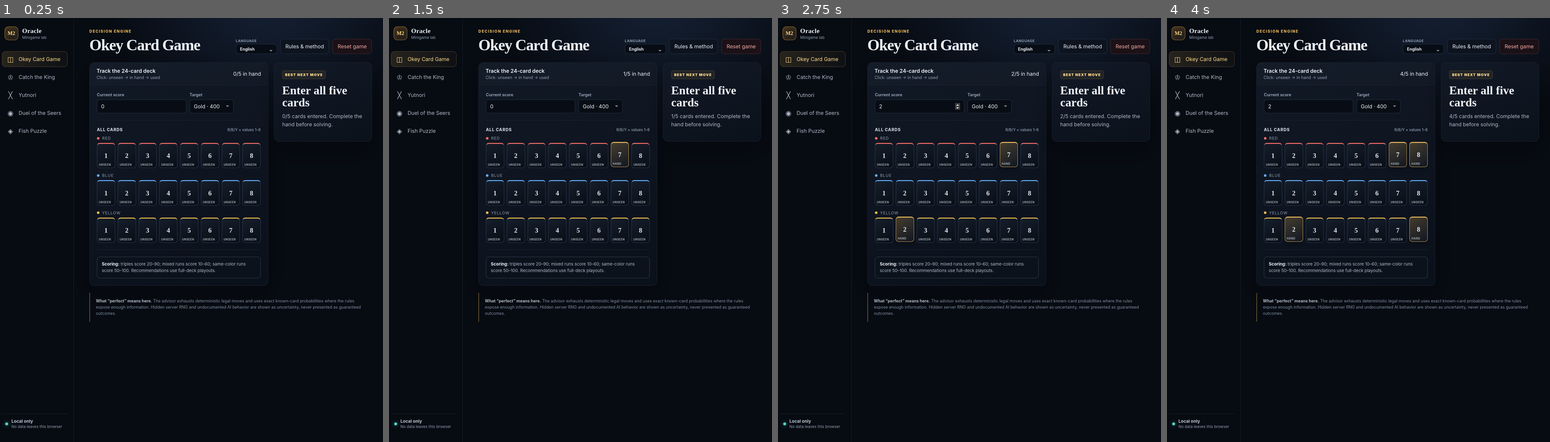
Above: before the commit, frames 1-4 (left to right).
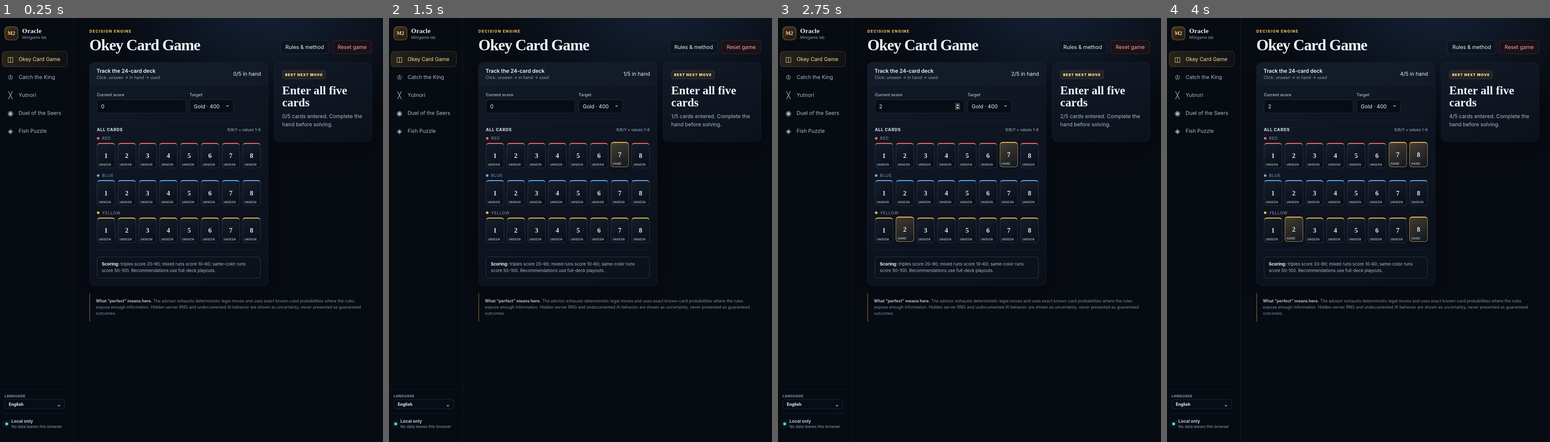
Above: after the commit, the same moments.

Repository: purpleminute/Metin2Minigames
Game: browser game, page index.html
Two runs of this game, one before a commit and one after it. Both use one fixed random seed, a clock stepped at 60 frames per second and the inputs below.
Inputs (mouse positions are in pixels of both pictures, inside the frame that each line leads up to):
- Up to frame 1 (0.25 s): no input
- Up to frame 2 (1.5 s): click "7" at 1.27 s
- Up to frame 3 (2.75 s): click "2" at 1.87 s; click (919, 107) at 2.47 s; type "2" at 2.47 s; tap Enter at 2.5 s
- Up to frame 4 (4 s): click "8" at 3.07 s; click "8" at 3.67 s

The runs differ from the first frame. In frame 1, 0.3% of the frame differs, in the area x 0-98%, y 4-93%; in frame 2, 0.3%; in frame 3, 0.3%; in frame 4, 0.3%.

Commit message:
Move language selector into sidebar

Diff:
--- a/index.html
+++ b/index.html
@@ -24,9 +24,12 @@
         <button class="nav-item" data-game="seer"><span class="nav-glyph">◉</span><span>Duel of the Seers</span></button>
         <button class="nav-item" data-game="fish"><span class="nav-glyph">◈</span><span>Fish Puzzle</span></button>
       </nav>
-      <div class="rail-foot">
-        <span class="privacy-dot"></span>
-        <span><b>Local only</b><small>No data leaves this browser</small></span>
+      <div class="rail-bottom">
+        <label class="language-picker rail-language"><span id="language-label">Language</span><select id="language-select" aria-label="Language"><option value="en">English</option><option value="de">Deutsch</option><option value="tr">Türkçe</option></select></label>
+        <div class="rail-foot">
+          <span class="privacy-dot"></span>
+          <span><b>Local only</b><small>No data leaves this browser</small></span>
+        </div>
       </div>
     </aside>
 
@@ -37,7 +40,6 @@
           <h1 id="page-title">Okey Card Game</h1>
         </div>
         <div class="top-actions">
-          <label class="language-picker"><span id="language-label">Language</span><select id="language-select" aria-label="Language"><option value="en">English</option><option value="de">Deutsch</option><option value="tr">Türkçe</option></select></label>
           <button id="rules-button" class="ghost-button">Rules & method</button>
           <button id="reset-button" class="danger-button">Reset game</button>
         </div>
--- a/styles.css
+++ b/styles.css
@@ -39,7 +39,9 @@
 .nav-item:hover { color: var(--text); background: #111925; }
 .nav-item.active { color: var(--gold-2); border-color: #56462d; background: linear-gradient(90deg, rgba(231, 182, 91, .14), rgba(231, 182, 91, .03)); }
 .nav-glyph { width: 26px; color: currentColor; font-size: 1.3rem; text-align: center; }
-.rail-foot { margin-top: auto; padding: 14px 10px; display: flex; align-items: center; gap: 10px; border-top: 1px solid var(--line-soft); color: #b8c5d2; font-size: .83rem; }
+.rail-bottom { margin-top: auto; }
+.rail-language { padding: 14px 8px; border-top: 1px solid var(--line-soft); }
+.rail-foot { padding: 14px 10px; display: flex; align-items: center; gap: 10px; border-top: 1px solid var(--line-soft); color: #b8c5d2; font-size: .83rem; }
 .privacy-dot { width: 9px; height: 9px; border-radius: 50%; background: var(--cyan); box-shadow: 0 0 12px rgba(82, 214, 199, .65); }
 
 .workspace { min-width: 0; padding: 34px clamp(22px, 4vw, 62px) 30px; }
@@ -180,9 +182,13 @@
 
 @media (max-width: 920px) {
   .app-shell { grid-template-columns: 1fr; padding-bottom: 73px; }
-  .rail { position: fixed; z-index: 10; top: auto; bottom: 0; width: 100%; height: 73px; padding: 8px; border: 0; border-top: 1px solid var(--line); }
+  .rail { position: fixed; z-index: 10; top: auto; bottom: 0; width: 100%; height: 73px; padding: 8px; display: grid; grid-template-columns: minmax(0, 1fr) 82px; gap: 6px; border: 0; border-top: 1px solid var(--line); }
   .brand, .rail-foot { display: none; }
+  .rail-bottom { display: contents; }
   .game-nav { height: 100%; grid-template-columns: repeat(5, 1fr); gap: 3px; }
+  .rail-language { min-width: 0; margin: 0; padding: 0 0 0 6px; align-content: center; border: 0; border-left: 1px solid var(--line-soft); }
+  .rail-language > span { display: none; }
+  .rail-language select { min-height: 48px; padding: 5px 22px 5px 7px; background-position: calc(100% - 13px) 21px, calc(100% - 8px) 21px; font-size: .7rem; }
   .nav-item { min-height: 55px; padding: 6px 3px; flex-direction: column; justify-content: center; gap: 2px; text-align: center; font-size: .64rem; line-height: 1.05; }
   .nav-glyph { font-size: 1.05rem; }
   .workspace { padding: 24px 18px; }
@@ -191,10 +197,9 @@
 }
 
 @media (max-width: 600px) {
-  .topbar { align-items: flex-start; }
+  .topbar { align-items: flex-start; flex-direction: column; }
   h1 { font-size: 2rem; }
-  .top-actions { flex-direction: column; }
-  .language-picker { min-width: 110px; }
+  .top-actions { width: 100%; flex-wrap: wrap; }
   .ghost-button, .danger-button { min-height: 36px; padding: 0 10px; font-size: .75rem; }
   .panel-body { padding: 16px; }
   .card-palette { grid-template-columns: repeat(8, minmax(29px, 1fr)); gap: 4px; }
--- a/sw.js
+++ b/sw.js
@@ -1,4 +1,4 @@
-const CACHE = "m2-oracle-v2";
+const CACHE = "m2-oracle-v3";
 const ASSETS = ["./", "./index.html", "./styles.css", "./src/app.js", "./src/engines.js", "./manifest.webmanifest"];
 
 self.addEventListener("install", event => {
